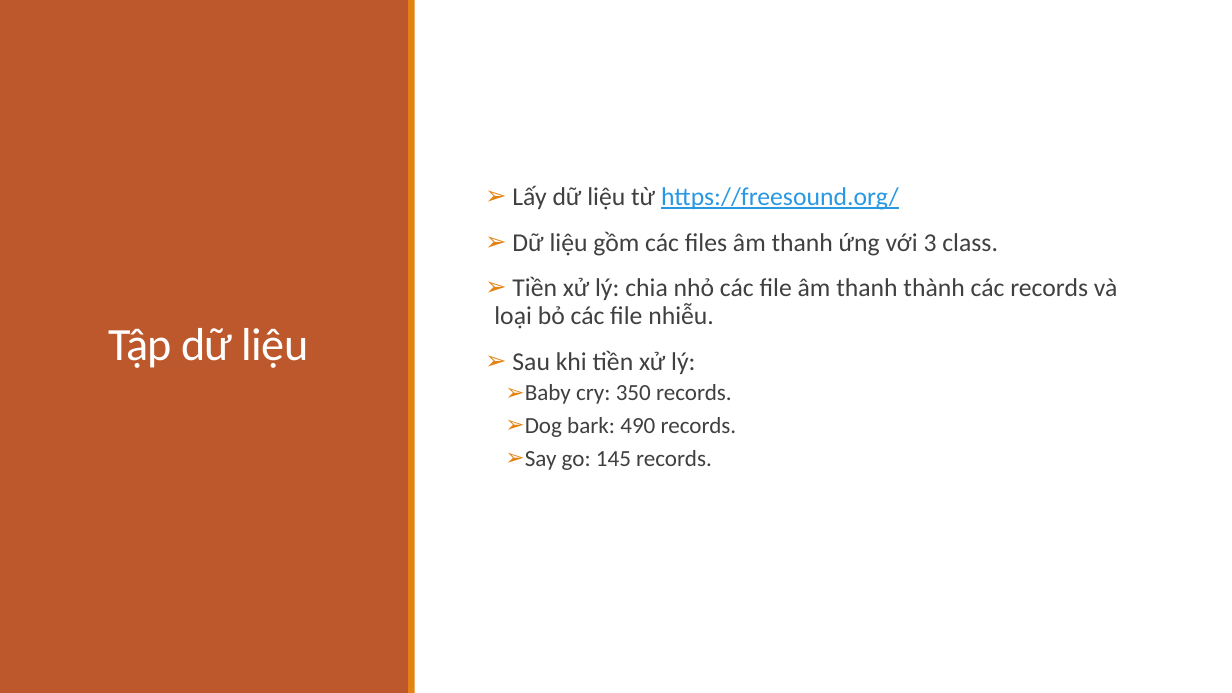
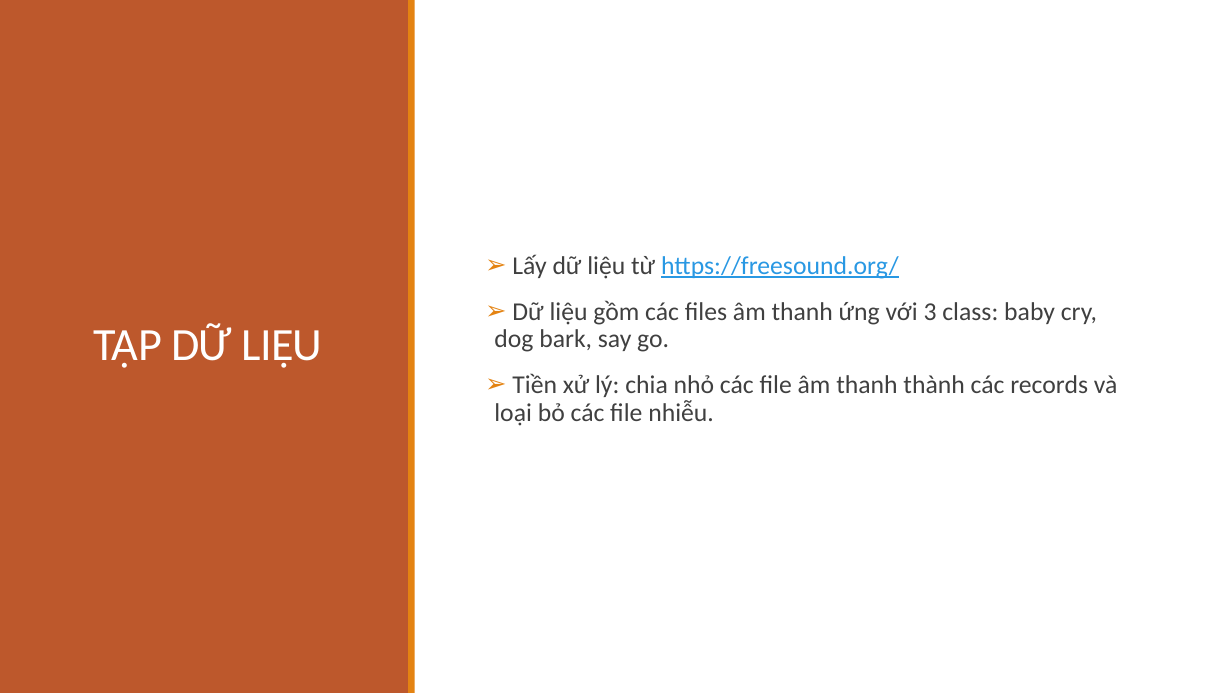
Before and after one commit to hoangphuc1998/DataScienceFinalProject, a slide deck: slide 3 of DataScience.pptx. Drawn at 1232x693 pixels with LibreOffice and Linux fonts; fonts in the diff are those of the drawing. Boxes give left, top, right and bottom in pixels: in the first picture for what was removed or moved away, otherwise in the second. Text is boxed around its words. In the diff, an @@ line names an element or a change of style, - is before the commit and + after.

```diff
--- a/DataScience.pptx
+++ b/DataScience.pptx
@@ title at <box>94,323,322,368</box>: text changed @@
-Tập dữ liệu
+TẬP DỮ LIỆU
@@ text at <box>494,300,1097,352</box>: text changed @@
-➢ Dữ liệu gồm các files âm thanh ứng với 3 class.
+➢ Dữ liệu gồm các files âm thanh ứng với 3 class: baby cry, dog bark, say go.
@@ text at <box>512,350,737,470</box>: paragraphs removed @@
-➢ Sau khi tiền xử lý:
-  ➢ Baby cry: 350 records.
-  ➢ Dog bark: 490 records.
-  ➢ Say go: 145 records.
```
Also in this commit, not shown: 3 other slides changed, 8 slides added, 1 other file.
